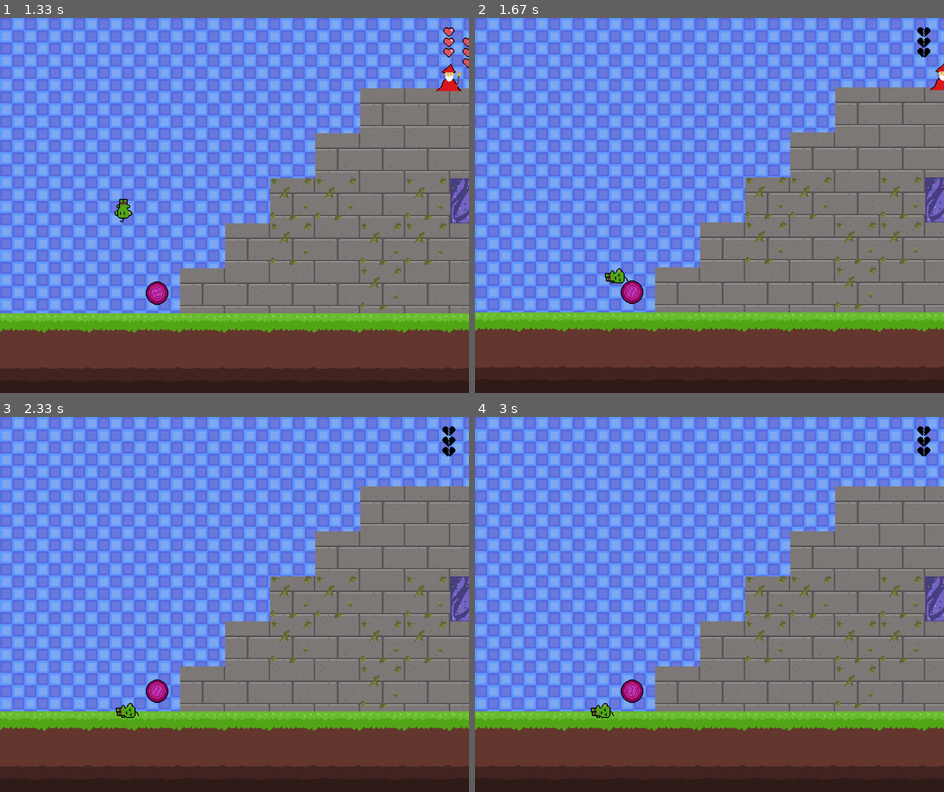
Above: before the commit, frames 1-4 (two rows, left to right).
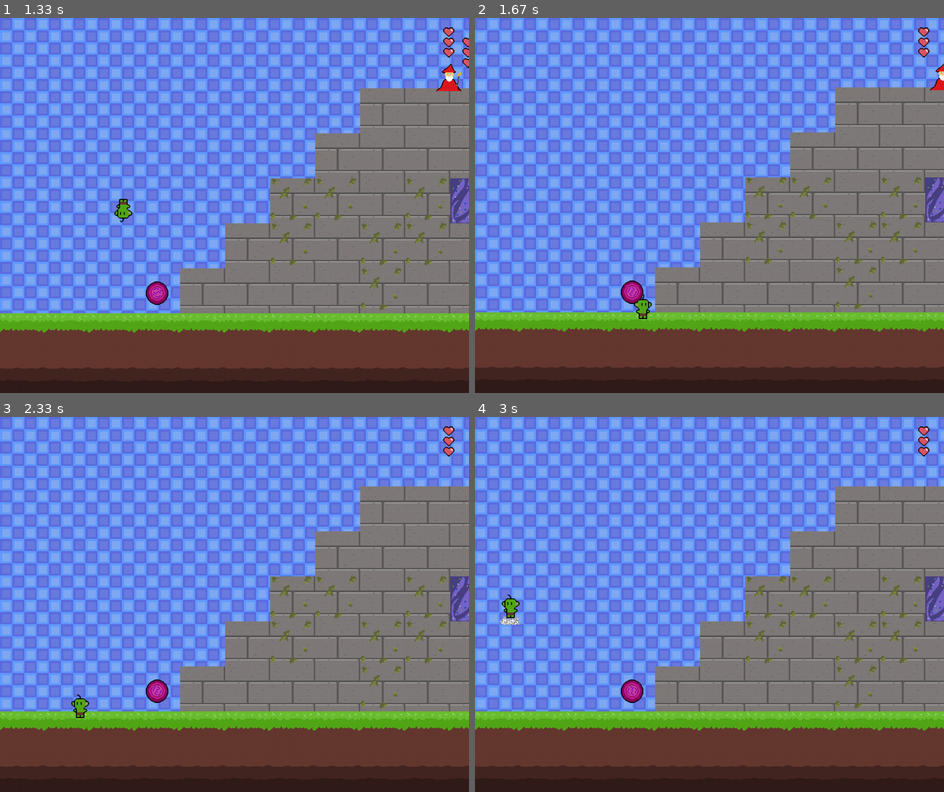
Above: after the commit, the same moments.

Repository: LeoBeox/Final_Project_PygameCE
Game: pygame game, started from main.py
The game is run twice, just before and just after one commit, with the same random seed, the same clock (stepped at 60 frames per second) and the same inputs.
Inputs:
- Up to frame 1 (1.33 s): hold Right 0.33-0.8 s; hold Up 0.83-1.13 s; hold Right from 1.17 s (still down)
- Up to frame 2 (1.67 s): release Right at 1.63 s
- Up to frame 3 (2.33 s): hold Left 1.67-2.2 s; hold Left from 2.23 s (still down)
- Up to frame 4 (3 s): release Left at 2.63 s; hold Up from 2.67 s (still down)

Frame 1 is identical in both runs. In frame 2, 0.4% of the frame differs, in the area x 27-98%, y 2-81%; in frame 3, 0.4%; in frame 4, 0.5%, in the area x 5-98%, y 2-81%.

Commit message:
Added win object at the end, changed around rune and object handling, fixed enemies a little bit, probally final version of code (not including comments)

Diff:
--- a/main.py
+++ b/main.py
@@ -405,6 +405,7 @@
 
 # Class for Rune Traps in the game
 class Rune(Object):
+
     ANIMATION_DELAY = 3
 
     def __init__(self, x, y, width, height):
@@ -435,7 +436,14 @@
         self.rect = self.image.get_rect(topleft=(self.rect.x, self.rect.y))
         self.mask = pygame.mask.from_surface(self.image)  # Update the mask
 
-
+class WinObject(Object):
+    def __init__(self, x, y, width, height):
+        super().__init__(x, y, width, height, "win")
+
+        self.image = pygame.image.load(join("assets", "Utility", "Win", "youwin!.png"))
+
+
+# Makes the background from one tile repeated over the whole canvas
 def get_background(name):
     image = pygame.image.load(join("assets", "Background", name))
     _, _, width, height = image.get_rect()
@@ -450,7 +458,7 @@
     return tiles, image
 
 # Draws Everything onto the screen
-def draw(canvas, window, background, bg_image, player, objects, enemies, tilemap, offset_x, offset_y):
+def draw(canvas, window, background, bg_image, player, objects, runes, enemies, tilemap, offset_x, offset_y):
     canvas.fill((0, 0, 0, 0))
 
     for tile in background:
@@ -464,6 +472,9 @@
         if obj not in tilemap.get_tiles():
             obj.draw(canvas, offset_x, offset_y)
 
+    for rune in runes:
+        rune.draw(canvas, offset_x, offset_y)
+
     for enemy in enemies:
         enemy.draw(canvas, offset_x, offset_y)
 
@@ -475,6 +486,7 @@
 
     pygame.display.update()
 
+# Handles vertical collisions between the player, objects, and tiles.
 def handle_vertical_collision(player, objects, tilemap, dy):
     collided_objects = []
     player.rect.y += dy
@@ -523,13 +535,13 @@
             # Checks if the player rect is coliding with enemy rect.
             player_bottom = player.rect.bottom
             enemy_top = enemy.rect.top
-            vertical_tolerance = 25 # Leniance
-
-            if (abs(player_bottom - enemy_top) < vertical_tolerance and player.y_vel > 0):
+            vertical_tolerance = 30 # Leniance
+
+            if (abs(player_bottom - enemy_top) < vertical_tolerance and player.y_vel > -1):
                 # Enemy gets hit.
                 enemy.makeHit()
                 # Make the player bounce slightly
-                player.y_vel = -8
+                player.y_vel = -10
             else:
                 # Player gets hit.
                 player.makeHit()
@@ -615,8 +627,12 @@
     enemy3 = Enemy(35 * block_size, 16.4 * block_size, 32, 32, 3.25 * block_size)
     enemy4 = Enemy(38 * block_size, 12.4 * block_size, 32, 32, 4.25 * block_size)
 
-    objects = [rune, rune2, rune3, rune4, rune5, rune6, rune7, rune8, rune9, rune10]
+    # Win Object
+    winObject = WinObject(47 * block_size, 15.35 * block_size, 32, 32)
+
+    runes = [rune, rune2, rune3, rune4, rune5, rune6, rune7, rune8, rune9, rune10]
     enemies = [enemy1, enemy2, enemy3, enemy4]
+    objects = [winObject]
 
     canvas = pygame.surface.Surface((CANVAS_WIDTH, CANVAS_HEIGHT))
 
@@ -641,7 +657,7 @@
                     player.jump(JUMP_VEL)
         player.loop(FPS)
 
-        for rune in objects:
+        for rune in runes:
             rune.loop()
 
         for enemy in enemies:
@@ -650,7 +666,7 @@
         handle_movement(player, objects, tilemap)
         handle_enemy_collisions(player, enemies)
 
-        draw(canvas, window, background, bg_image, player, objects, enemies, tilemap, offset_x, offset_y)
+        draw(canvas, window, background, bg_image, player, objects, runes, enemies, tilemap, offset_x, offset_y)
 
         #Offsets X-Camera to the player so that it is centered
         target_offset_x = player.rect.x - WIDTH // 2 + player.rect.width // 2
Binary file added: assets/Utility/Win/youwin!.png
